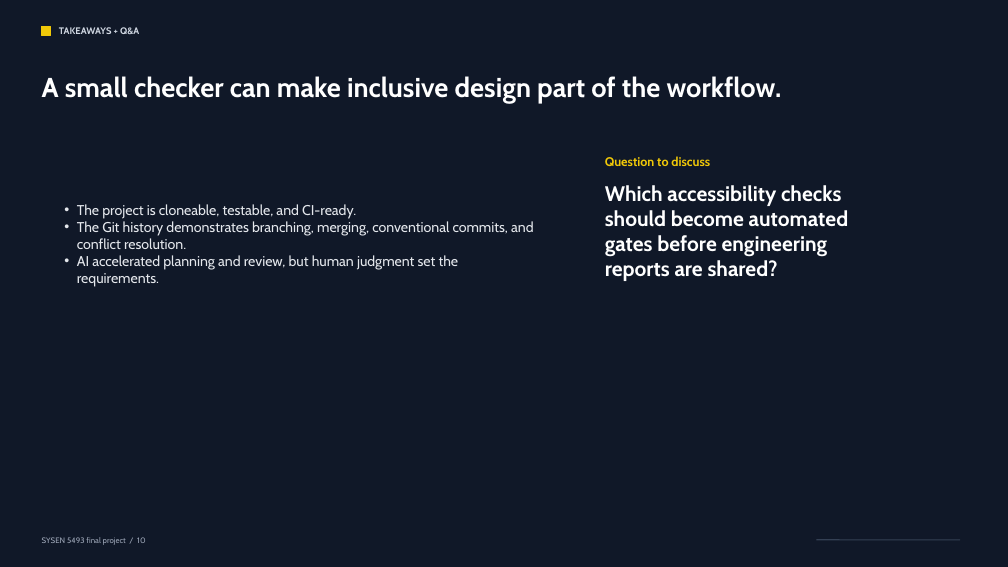
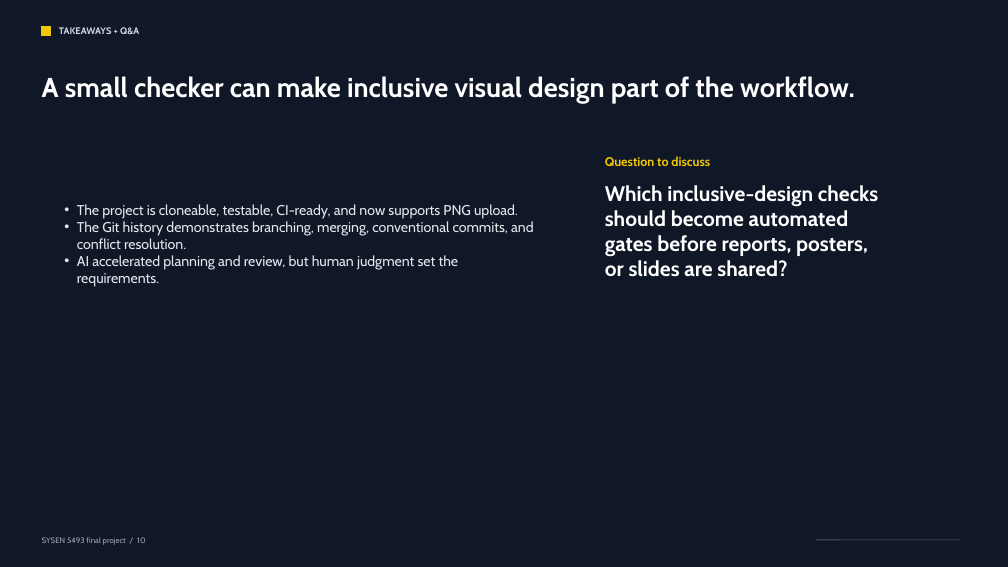
Before and after one commit to JiayiG-design/sysen5493-final, a slide deck: slide 10 of presentation/ChartAccess_Audit_SYSEN5493_Final.pptx. Drawn at 1008x567 pixels with LibreOffice and Linux fonts; fonts in the diff are those of the drawing. Boxes give left, top, right and bottom in pixels: in the first picture for what was removed or moved away, otherwise in the second. Text is boxed around its words. In the diff, an @@ line names an element or a change of style, - is before the commit and + after.

Commit message:
feat(examples): audit real thesis and poster visuals

```diff
--- a/presentation/ChartAccess_Audit_SYSEN5493_Final.pptx
+++ b/presentation/ChartAccess_Audit_SYSEN5493_Final.pptx
@@ text at bbox=[42, 76, 855, 103]: text changed @@
-A small checker can make inclusive design part of the workflow.
+A small checker can make inclusive visual design part of the workflow.
@@ text at bbox=[77, 204, 518, 219]: text changed @@
-• The project is cloneable, testable, and CI-ready.
+• The project is cloneable, testable, CI-ready, and now supports PNG upload.
@@ text at bbox=[605, 185, 878, 277]: text changed @@
-Which accessibility checks should become automated gates before engineering reports are shared?
+Which inclusive-design checks should become automated gates before reports, posters, or slides are shared?
```
Also in this commit, not shown: 4 other slides changed, 1 slide added, 1 slide removed, 6 other files.
